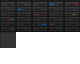
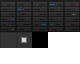
Layered file, before and after one edit (80x64). Changes by layer:
added layer "Layer 5" above "wallgradient" over left=32, top=32, right=48, bottom=48
added layer "Floor copy" above "Floor" over left=16, top=32, right=32, bottom=48
